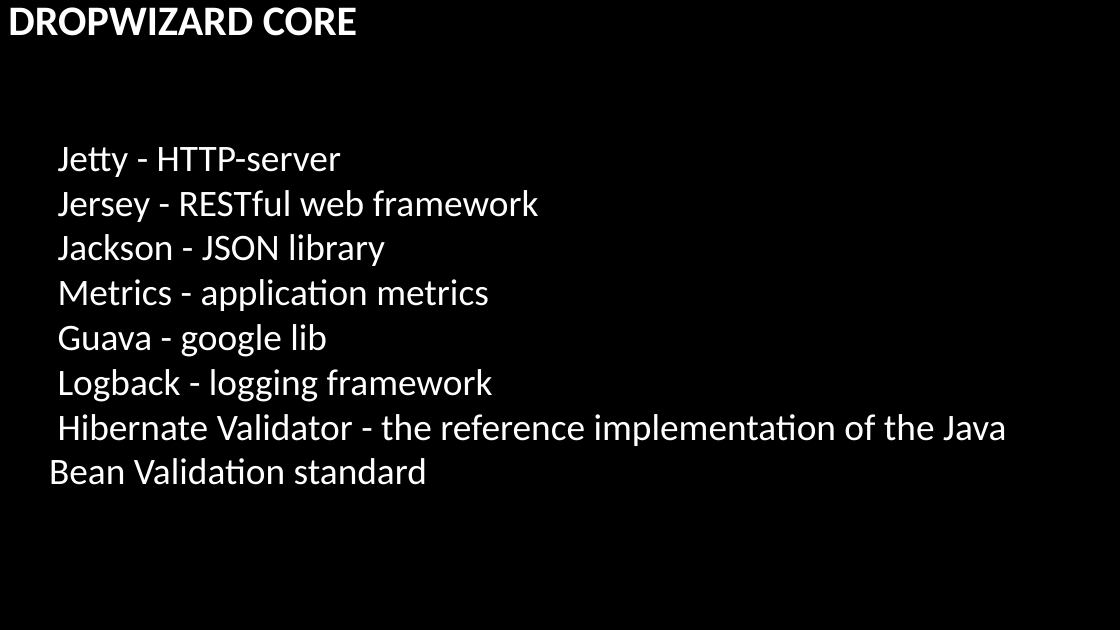
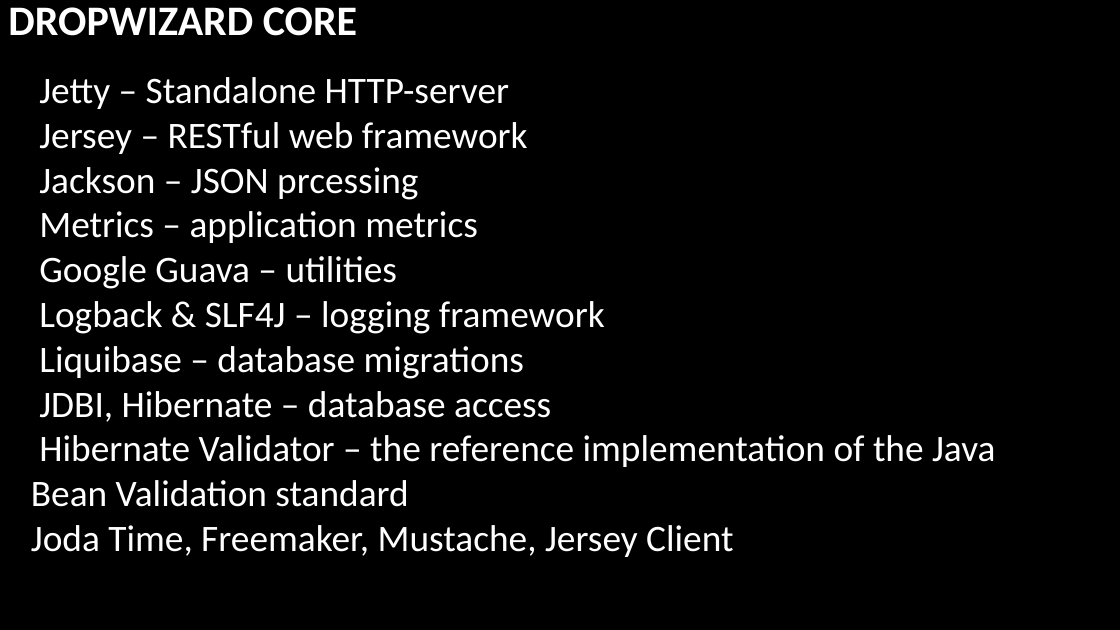
Before and after one commit to arenat/wiza_1, a slide deck: slide 3 of wiza.pptx. Drawn at 1120x630 pixels with LibreOffice and Linux fonts; fonts in the diff are those of the drawing; background and template pictures are left out. Boxes give left, top, right and bottom in pixels: in the first picture for what was removed or moved away, otherwise in the second. Text is boxed around its words. In the diff, an @@ line names an element or a change of style, - is before the commit and + after.

Commit message:
add hibernate DAO

```diff
--- a/wiza.pptx
+++ b/wiza.pptx
@@ text at box(31, 77, 995, 557): text changed @@
-Jetty - HTTP-server
-Jersey - RESTful web framework
-Jackson - JSON library
-Metrics - application metrics
-Guava - google lib
-Logback - logging framework
-Hibernate Validator - the reference implementation of the Java Bean Validation standard
+Jetty – Standalone HTTP-server
+Jersey – RESTful web framework
+Jackson – JSON prcessing
+Metrics – application metrics
+Google Guava – utilities
+Logback & SLF4J – logging framework
+Liquibase – database migrations
+JDBI, Hibernate – database access
+Hibernate Validator – the reference implementation of the Java Bean Validation standard
+Joda Time, Freemaker, Mustache, Jersey Client
```
Also in this commit, not shown: 1 other slide changed, 5 slides added, 6 other files.
